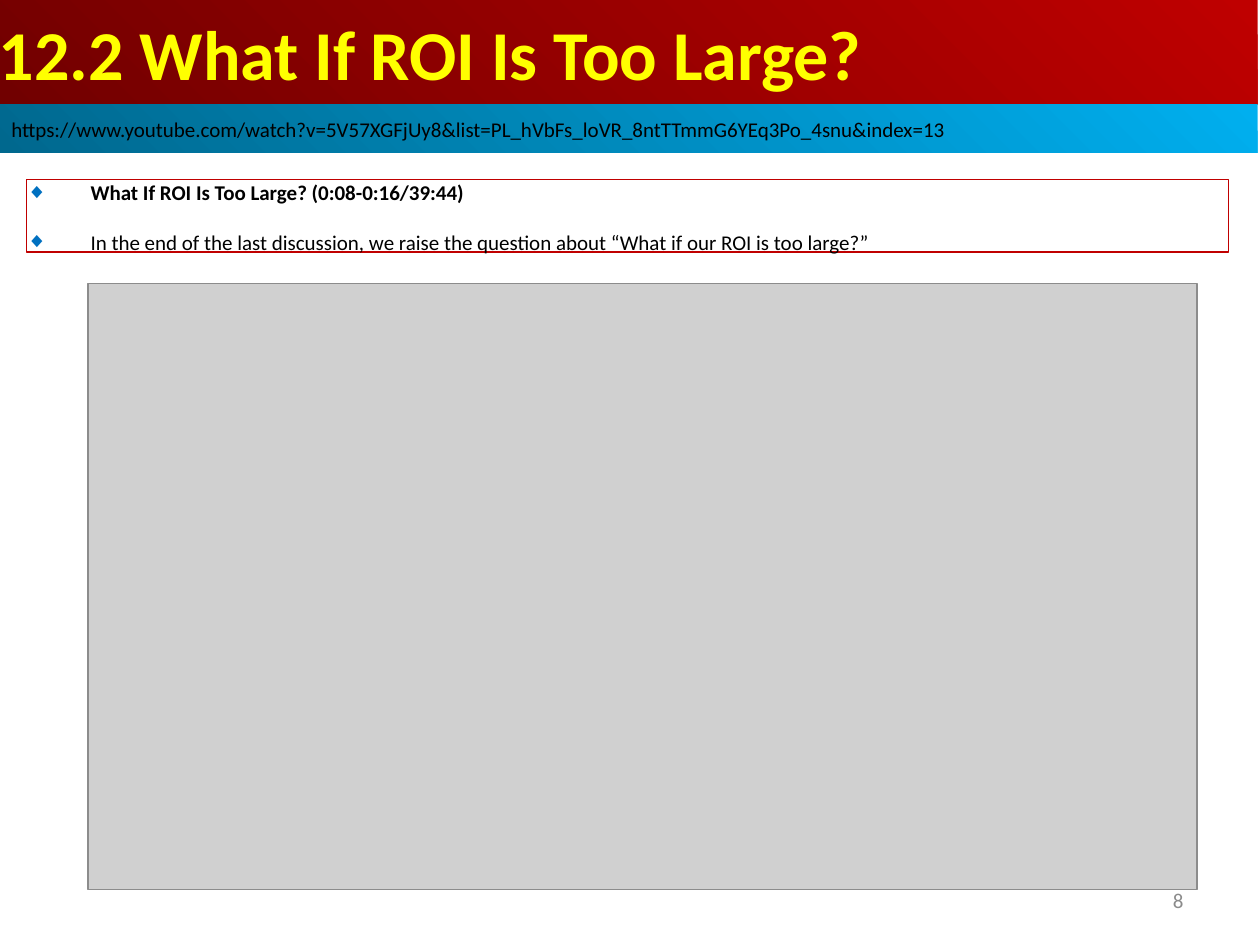
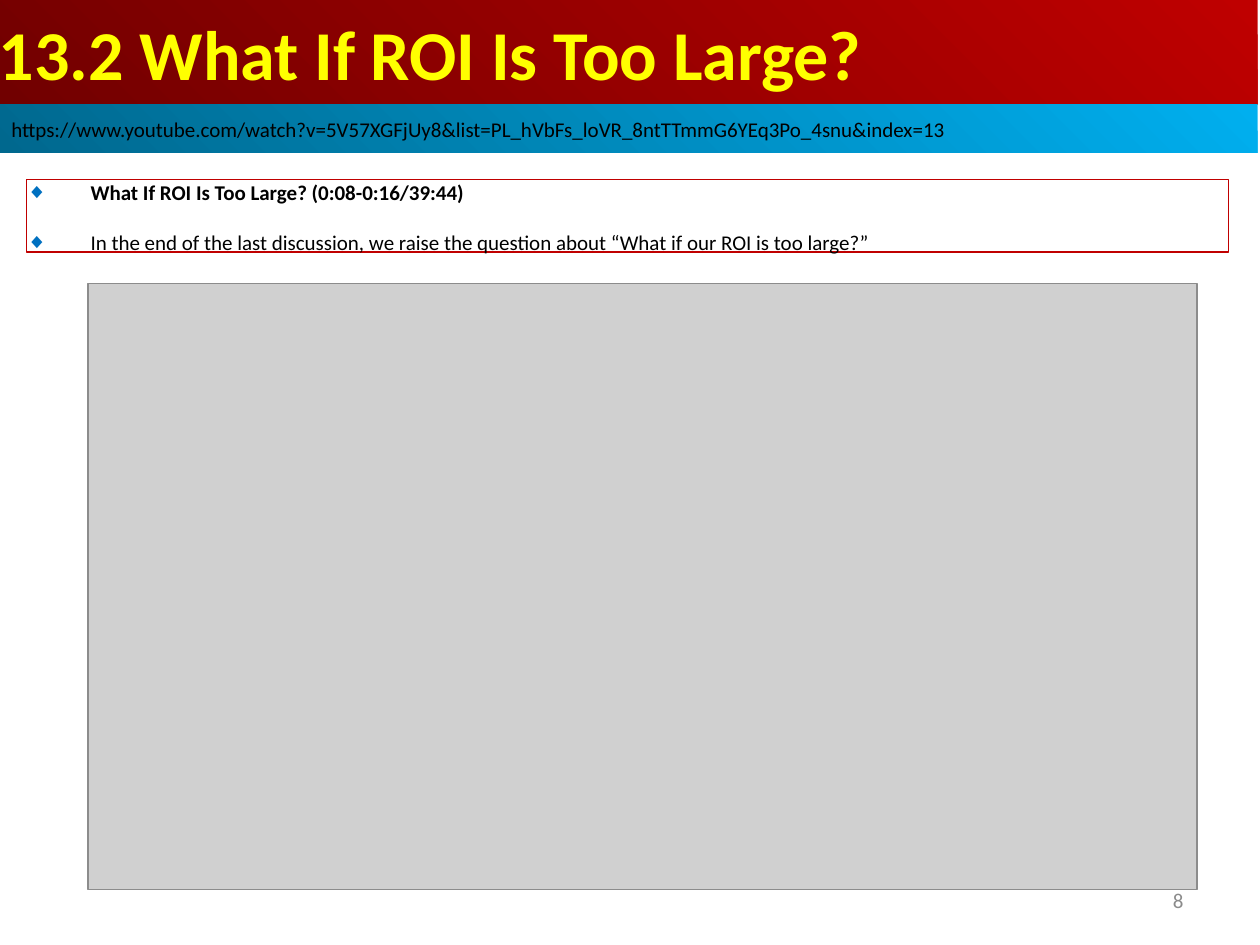
Before and after one commit to peterhchen/AIU_CS850_Gem5_McPAT, a slide deck: slide 8 of 050_Gem5/013.SampleSim/000_Video/013.SampleSim.ppt. Drawn at 1260x945 pixels with LibreOffice and Linux fonts; fonts in the diff are those of the drawing; grey boxes stand for pictures. Boxes give left, top, right and bottom in pixels: in the first picture for what was removed or moved away, otherwise in the second. Text is boxed around its words. In the diff, an @@ line names an element or a change of style, - is before the commit and + after.

```diff
--- a/050_Gem5/013.SampleSim/000_Video/013.SampleSim.ppt
+++ b/050_Gem5/013.SampleSim/000_Video/013.SampleSim.ppt
@@ text in rectangle at [0, 31, 861, 92]: text changed @@
-12.2 What If ROI Is Too Large?
+13.2 What If ROI Is Too Large?
```
Also in this commit, not shown: 97 other slides changed.
